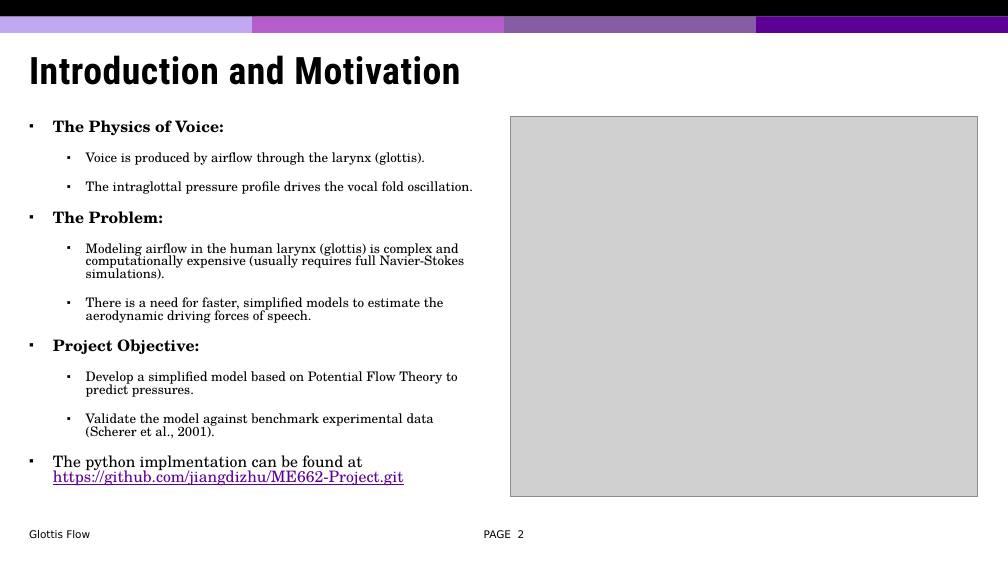
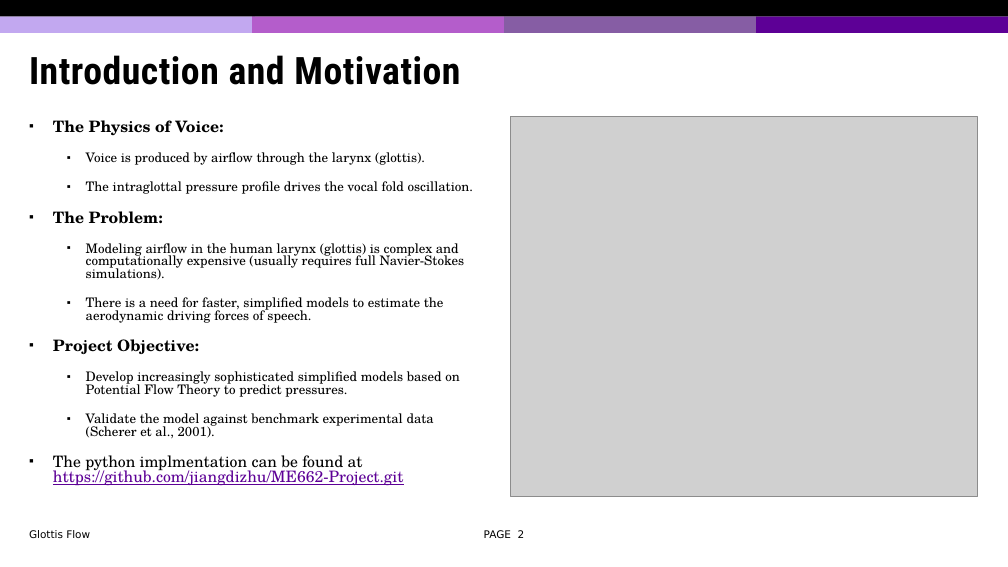
Before and after one commit to jiangdizhu/ME662-Project, a slide deck: slide 2 of ME662_Project_Presentation_JD.pptx. Drawn at 1008x567 pixels with LibreOffice and Linux fonts; fonts in the diff are those of the drawing; grey boxes stand for pictures; background and template pictures are left out. Boxes give left, top, right and bottom in pixels: in the first picture for what was removed or moved away, otherwise in the second. Text is boxed around its words. In the diff, an @@ line names an element or a change of style, - is before the commit and + after.

```diff
--- a/ME662_Project_Presentation_JD.pptx
+++ b/ME662_Project_Presentation_JD.pptx
@@ text at (x1=86, y1=371, x2=460, y2=397): text changed @@
-  ▪ Develop a simplified model based on Potential Flow Theory to predict pressures.
+  ▪ Develop increasingly sophisticated simplified models based on Potential Flow Theory to predict pressures.
```
Also in this commit, not shown: 5 other slides changed, 3 slides added, 6 other files.
